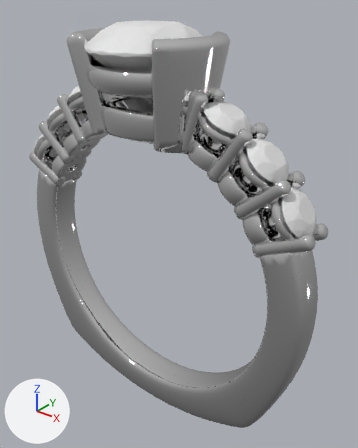
An edit to the glTF model diamond-round-platinum-halfmoonbezel-europeanshank-3stone.glb, drawn before and after from the same camera.
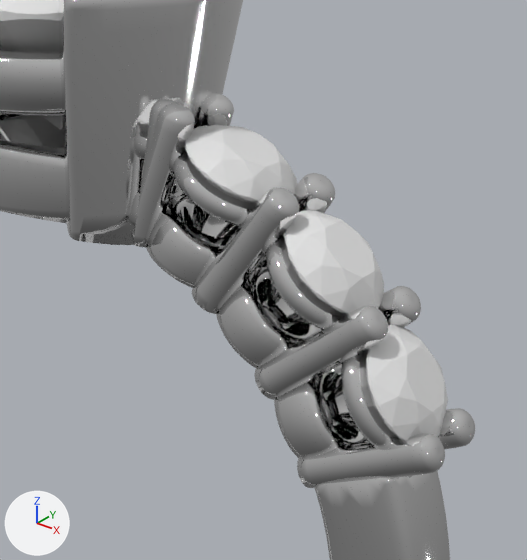
The first picture shows the older version from a 50 mm lens placed at (17.8, -19.8, 15.3), pointed at (1.0, 1.2, 2.3). The close-ups show both versions on the part from 35% to 98% of the width and 11% to 64% of the height of that picture; other places that the commit changed are outside them. The lights are fixed; the arrows at lower left show +X, +Y and +Z. Vertices at the same position are counted once.

The first close-up shows 'metal', 'side', 'side.001', 'side.002', 'stone'.
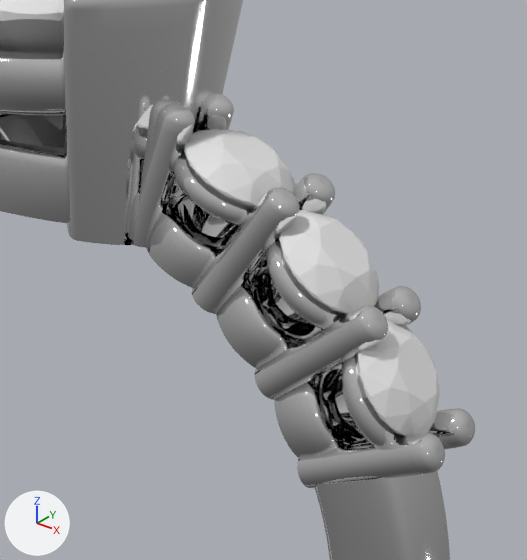
Where the change shows, as pixel boxes [x1, y1, x2, y2] in the close-ups (527 x 560 px):
'side', mesh turned
    before: [185, 125, 297, 204]
    after: [357, 320, 440, 436]
'side.001', reshaped (not visible afterwards)
    before: [285, 210, 384, 314]
'side.002', reshaped (not visible afterwards)
    before: [366, 325, 448, 442]
part 1 of me_round_european_half_moon_bezel_3_side_stones, shading changed
    both: [324, 478, 377, 484]
part 4 of me_round_and_3_side_stones__half_and_bezel__001, added
    after: [184, 129, 296, 207]
part 5 of me_round_and_3_side_stones__half_and_bezel, added
    after: [279, 210, 379, 314]

The edits, one by one:
me_round_and_3_side_stones__half_and_bezel is used by ob_side_005; location (0.0, 0.0, 0.0).
me_round_and_3_side_stones__half_and_bezel had 161 vertices, 318 faces and spanned x -9.84..-8.15, y -1.25..1.25, z 4.67..6.82.
me_round_and_3_side_stones__half_and_bezel now has 161 vertices, 318 faces and spans x 6.2..8.11, y -1.25..1.25, z 7.04..8.77.
me_round_and_3_side_stones__half_and_bezel part 5: 161 vertices added at x 6.2..8.11, y -1.25..1.25, z 7.04..8.77.
me_round_and_3_side_stones__half_and_bezel__001 is used by ob_side_004; location (0.0, 0.0, 0.0).
me_round_and_3_side_stones__half_and_bezel__001 had 161 vertices, 318 faces and spanned x -8.22..-6.33, y -1.25..1.25, z 7.04..8.79.
me_round_and_3_side_stones__half_and_bezel__001 now has 161 vertices, 318 faces and spans x 3.82..6.07, y -1.25..1.25, z 8.46..10.15.
me_round_and_3_side_stones__half_and_bezel__001 part 4: 161 vertices added at x 3.82..6.07, y -1.25..1.25, z 8.46..10.15.
me_round_and_3_side_stones__half_and_bezel__003 is used by ob_side_002; location (0.0, 0.0, 0.0).
me_round_and_3_side_stones__half_and_bezel__003 had 161 vertices, 318 faces and spanned x 8.15..9.84, y -1.25..1.25, z 4.67..6.82.
me_round_and_3_side_stones__half_and_bezel__003 now has 161 vertices, 318 faces and spans x -8.11..-6.2, y -1.25..1.25, z 7.04..8.77.
me_round_and_3_side_stones__half_and_bezel__003 part 2: 161 vertices removed from x 8.15..9.84, y -1.25..1.25, z 4.67..6.82.
me_round_and_3_side_stones__half_and_bezel__004 is used by ob_side_001; location (0.0, 0.0, 0.0).
me_round_and_3_side_stones__half_and_bezel__004 had 161 vertices, 318 faces and spanned x 6.33..8.22, y -1.25..1.25, z 7.04..8.79.
me_round_and_3_side_stones__half_and_bezel__004 now has 161 vertices, 318 faces and spans x -9.66..-7.97, y -1.25..1.25, z 4.82..6.94.
me_round_and_3_side_stones__half_and_bezel__004 part 3: 161 vertices removed from x 6.33..8.22, y -1.25..1.25, z 7.04..8.79.
me_round_and_3_side_stones__half_and_bezel__005 has 161 vertices, 318 faces and spans x 3.83..6.08, y -1.25..1.25, z 8.55..10.24.
me_round_and_3_side_stones__half_and_bezel__005 is used by ob_side; location (0.0, 0.0, 0.0).
me_round_and_3_side_stones__half_and_bezel__005 part 6: the whole mesh is turned 29.1 degrees about the y axis through its middle, then moved by (3.87, 0.0, -3.64).
me_round_european_half_moon_bezel_3_side_stones has 63077 vertices, 125974 faces and spans x -10.4..10.4, y -3.2..3.2, z -10.3..13.1.
me_round_european_half_moon_bezel_3_side_stones is used by ob_metal; location (0.0, 0.0, 0.0).
me_round_european_half_moon_bezel_3_side_stones part 1: 120 of the faces centred in x 4.0..9.3, y -1.0..1.0, z 3.4..8.3 are now shaded flat.
